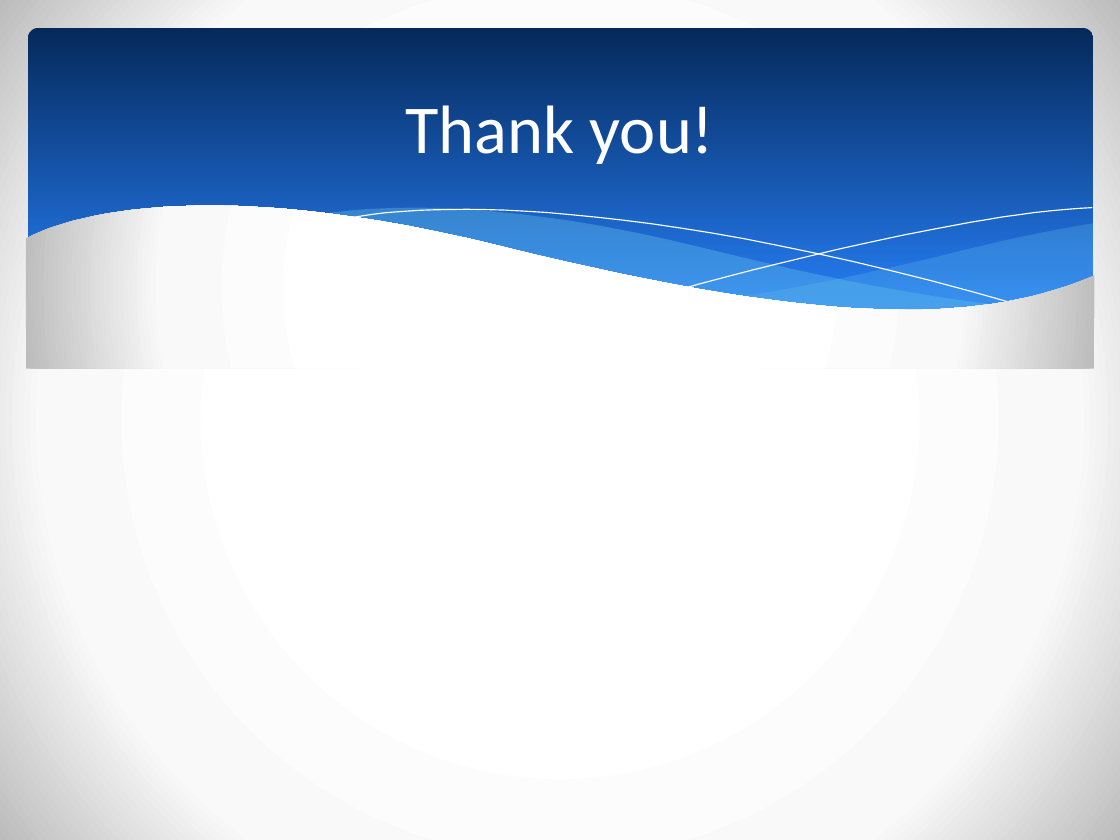
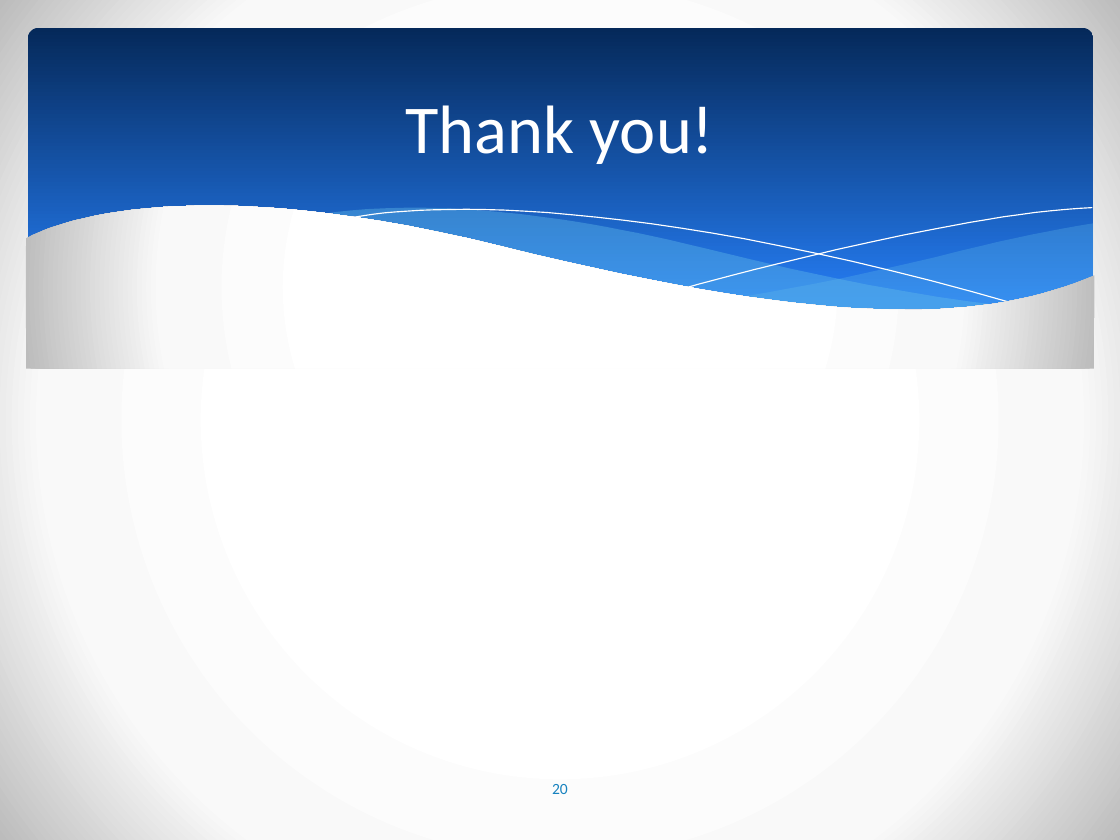
Before and after one commit to anusharavikumar/cmpe283_ProjectDemo, a slide deck: slide 20 of cmpe283 Presentation.pptx. Drawn at 1120x840 pixels with LibreOffice and Linux fonts; fonts in the diff are those of the drawing. Boxes give left, top, right and bottom in pixels: in the first picture for what was removed or moved away, otherwise in the second. Text is boxed around its words. In the diff, an @@ line names an element or a change of style, - is before the commit and + after.

```diff
--- a/cmpe283 Presentation.pptx
+++ b/cmpe283 Presentation.pptx
@@ page number added at [552, 784, 568, 794], 10 pt, text #1782BF @@
+20
```
Also in this commit, not shown: 20 other slides changed, 1 other file.
